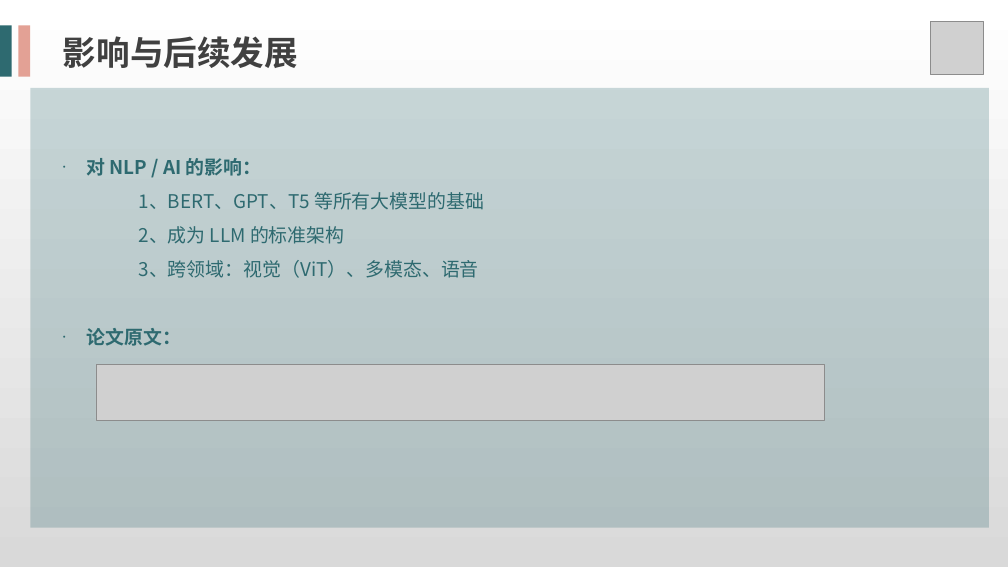
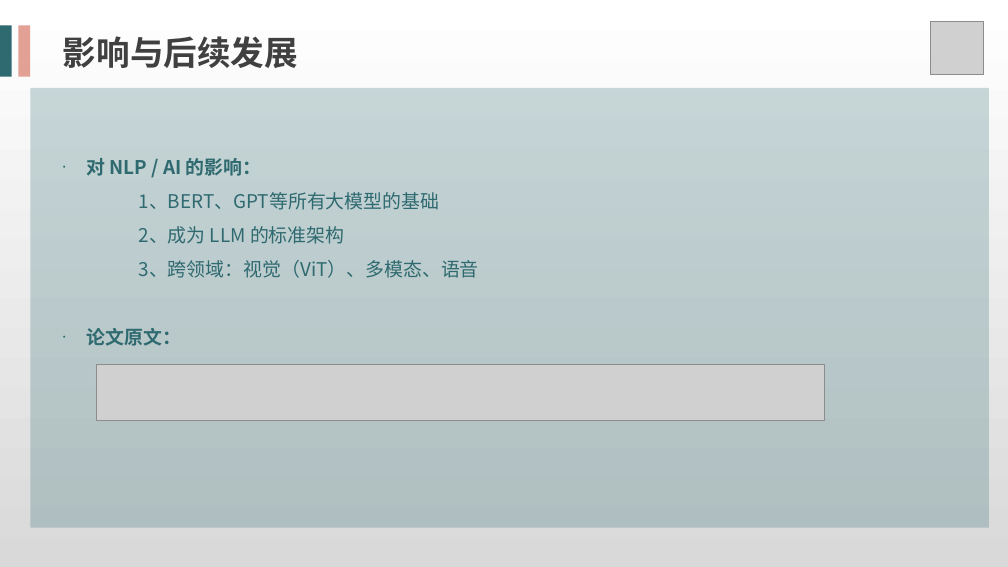
Before and after one commit to GuoDragon/DeepLearning_Transformer, a slide deck: slide 15 of PPT/Transformer_Project_PPT.pptx. Drawn at 1008x567 pixels with LibreOffice and Linux fonts; fonts in the diff are those of the drawing; grey boxes stand for pictures. Boxes give left, top, right and bottom in pixels: in the first picture for what was removed or moved away, otherwise in the second. Text is boxed around its words. In the diff, an @@ line names an element or a change of style, - is before the commit and + after.

```diff
--- a/PPT/Transformer_Project_PPT.pptx
+++ b/PPT/Transformer_Project_PPT.pptx
@@ text at bbox=[139, 192, 440, 210]: text changed @@
-1、BERT、GPT、T5 等所有大模型的基础
+1、BERT、GPT等所有大模型的基础
```
Also in this commit, not shown: 3 other slides changed, 1 other file.
